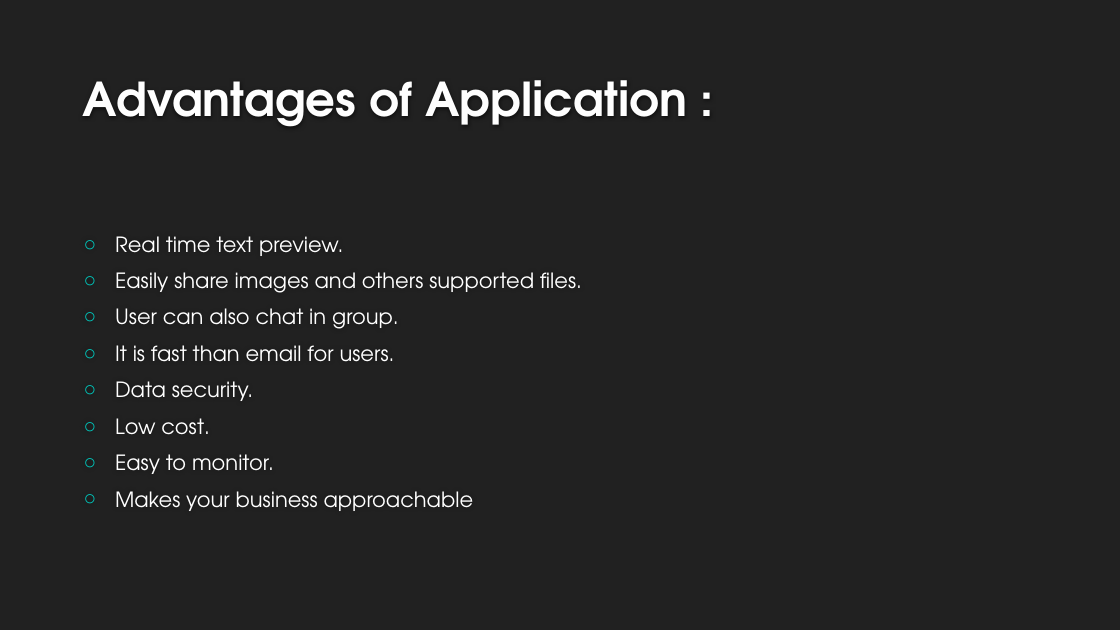
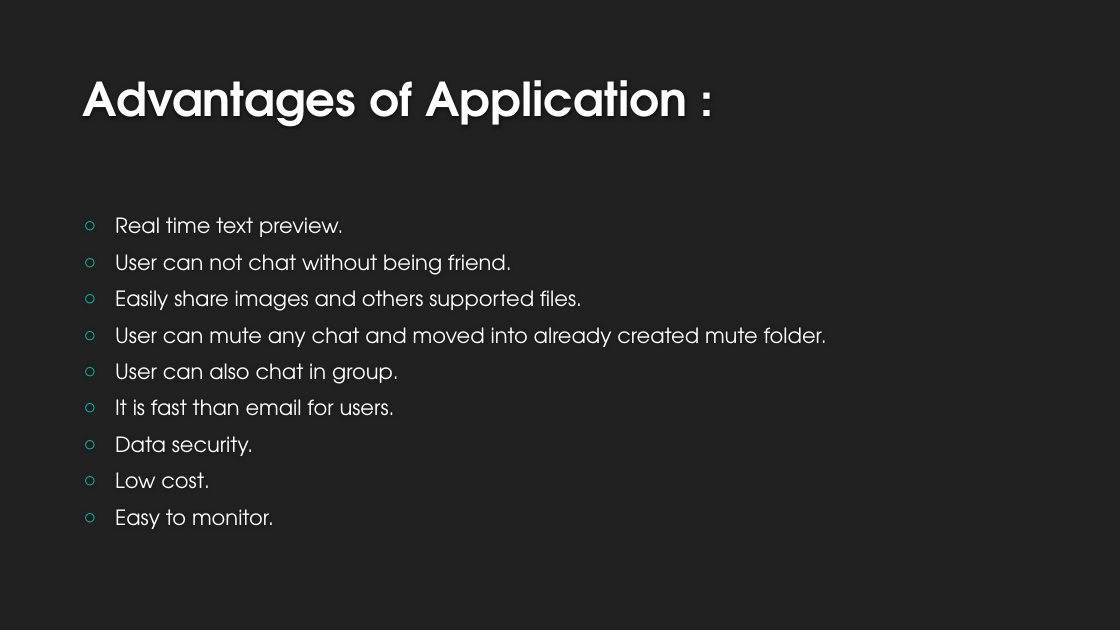
Before and after one commit to Jay1567/SEProject, a slide deck: slide 5 of Web-based Chat Application.pptx. Drawn at 1120x630 pixels with LibreOffice and Linux fonts; fonts in the diff are those of the drawing; background and template pictures are left out. Boxes give left, top, right and bottom in pixels: in the first picture for what was removed or moved away, otherwise in the second. Text is boxed around its words. In the diff, an @@ line names an element or a change of style, - is before the commit and + after.

```diff
--- a/Web-based Chat Application.pptx
+++ b/Web-based Chat Application.pptx
@@ text at [115, 254, 512, 275]: paragraph added @@
+○ User can not chat without being friend.
@@ text at [115, 327, 827, 347]: paragraph added @@
+○ User can mute any chat and moved into already created mute folder.
@@ text at [115, 491, 474, 511]: paragraph removed @@
-○ Makes your business approachable
```
